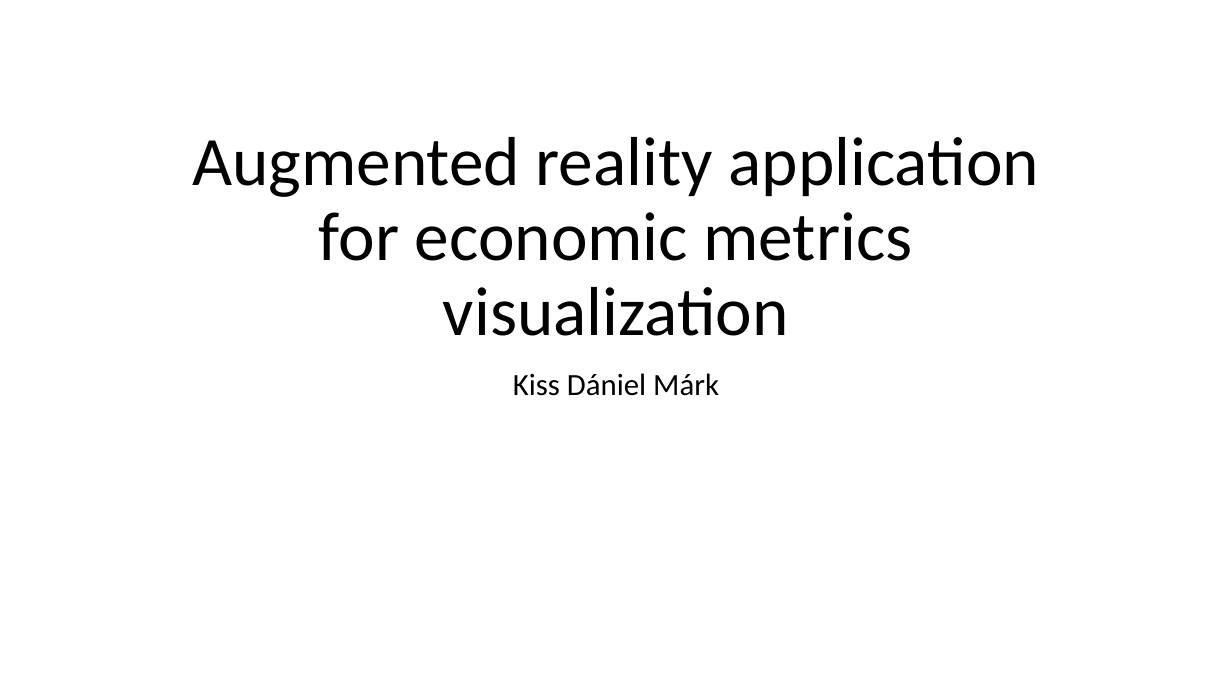
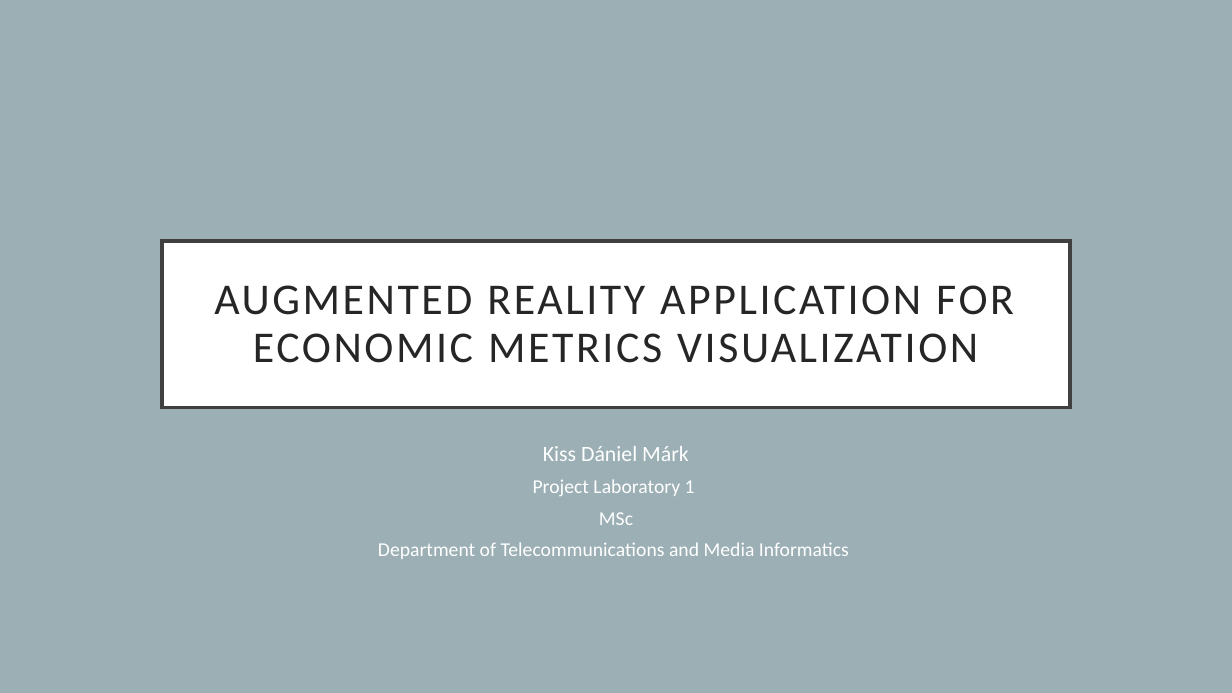
Before and after one commit to KissDanielMark/AR-Finance-Visualizer, a slide deck: slide 1 of Presentation/WP871Q_Presentation.pptx. Drawn at 1232x693 pixels with LibreOffice and Linux fonts; fonts in the diff are those of the drawing. Boxes give left, top, right and bottom in pixels: in the first picture for what was removed or moved away, otherwise in the second. Text is boxed around its words. In the diff, an @@ line names an element or a change of style, - is before the commit and + after.

Commit message:
presentation

```diff
--- a/Presentation/WP871Q_Presentation.pptx
+++ b/Presentation/WP871Q_Presentation.pptx
@@ background #FFFFFF to #9BAFB5 @@
@@ title "AUGMENTED REALITY APPLICATION FOR ECONOMIC ...": place and size @@
-title "AUGMENTED REALITY APPLICATION FOR ECONOMIC ..." at <box>192,137,1038,336</box>
+title "AUGMENTED REALITY APPLICATION FOR ECONOMIC ..." at <box>162,241,1070,408</box>
@@ title "AUGMENTED REALITY APPLICATION FOR ECONOMIC ..." at <box>162,241,1070,408</box>: vertical alignment bottom to middle; fill none to #FFFFFF; outline none to #404040 3 pt @@
@@ title at <box>214,285,1014,363</box>: text changed; size 54 to 34.2 pt; text colour #000000 to #262626 @@
-Augmented reality application for economic metrics visualization
+AUGMENTED REALITY APPLICATION FOR ECONOMIC METRICS VISUALIZATION
@@ subtitle "Kiss Dániel Márk": place and size @@
-subtitle "Kiss Dániel Márk" at <box>513,373,719,396</box>
+subtitle "Kiss Dániel Márk" at <box>378,446,849,559</box>
@@ subtitle at <box>543,446,689,461</box>: size 24 to 17 pt, text colour #000000 to #FFFFFF in "Kiss Dániel Márk"; line spacing 0.9 to 0.8 @@
@@ subtitle at <box>378,479,849,559</box>: paragraphs added @@
+Project Laboratory 1
+MSc
+Department of Telecommunications and Media Informatics
```
Also in this commit, not shown: 6 slides added, 15 other files.
